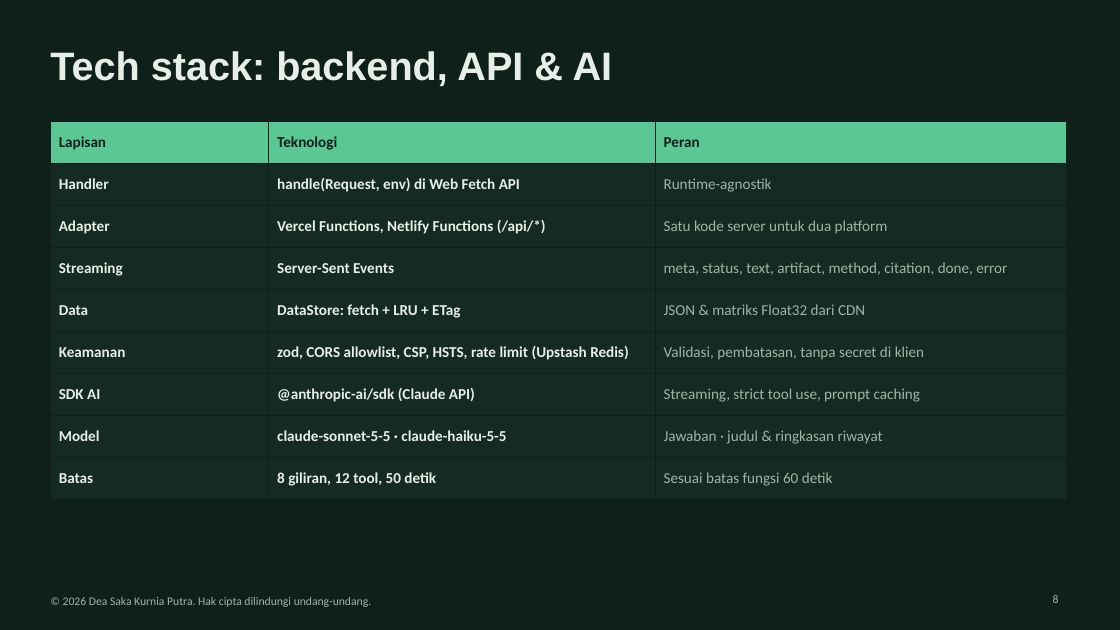
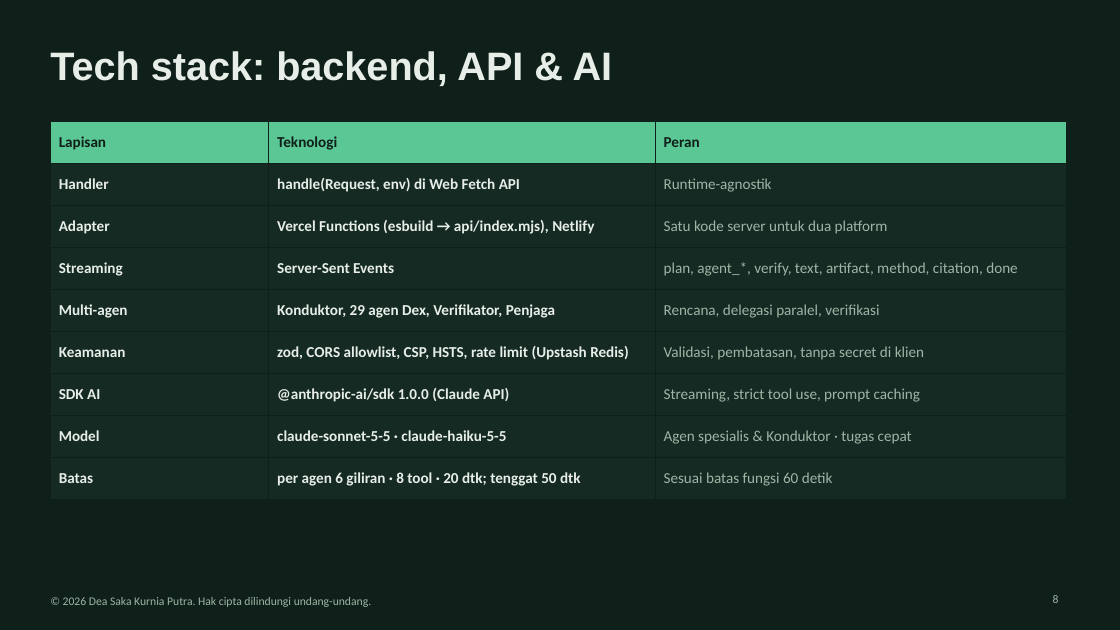
Before and after one commit to DSKPutra/askfolio, a slide deck: slide 8 of kit/whitepaper/Finandex_UTS_Kelompok.pptx. Drawn at 1120x630 pixels with LibreOffice and Linux fonts; fonts in the diff are those of the drawing. Boxes give left, top, right and bottom in pixels: in the first picture for what was removed or moved away, otherwise in the second. Text is boxed around its words. In the diff, an @@ line names an element or a change of style, - is before the commit and + after.

```diff
--- a/kit/whitepaper/Finandex_UTS_Kelompok.pptx
+++ b/kit/whitepaper/Finandex_UTS_Kelompok.pptx
@@ table at <box>50,122,1067,490</box> @@
-row 3, column 2: Vercel Functions, Netlify Functions (/api/*)
+row 3, column 2: Vercel Functions (esbuild → api/index.mjs), Netlify
-row 4, column 3: meta, status, text, artifact, method, citation, done, error
+row 4, column 3: plan, agent_*, verify, text, artifact, method, citation, done
-row 5: Data | DataStore: fetch + LRU + ETag | JSON & matriks Float32 dari CDN
+row 5: Multi-agen | Konduktor, 29 agen Dex, Verifikator, Penjaga | Rencana, delegasi paralel, verifikasi
-row 7, column 2: @anthropic-ai/sdk (Claude API)
+row 7, column 2: @anthropic-ai/sdk 1.0.0 (Claude API)
-row 8, column 3: Jawaban · judul & ringkasan riwayat
+row 8, column 3: Agen spesialis & Konduktor · tugas cepat
-row 9, column 2: 8 giliran, 12 tool, 50 detik
+row 9, column 2: per agen 6 giliran · 8 tool · 20 dtk; tenggat 50 dtk
```
Also in this commit, not shown: 12 other slides changed, 2 slides added, 9 other files.
